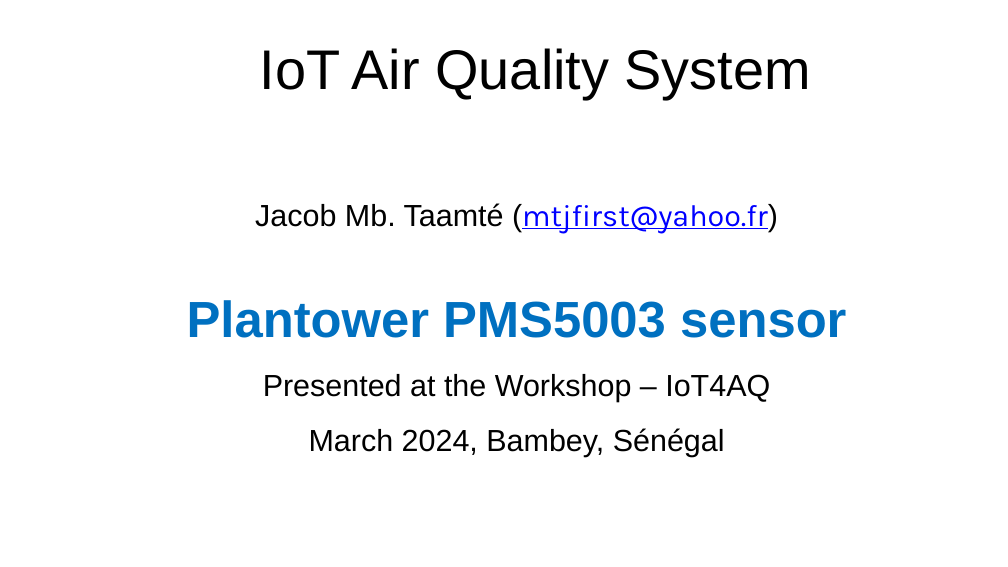
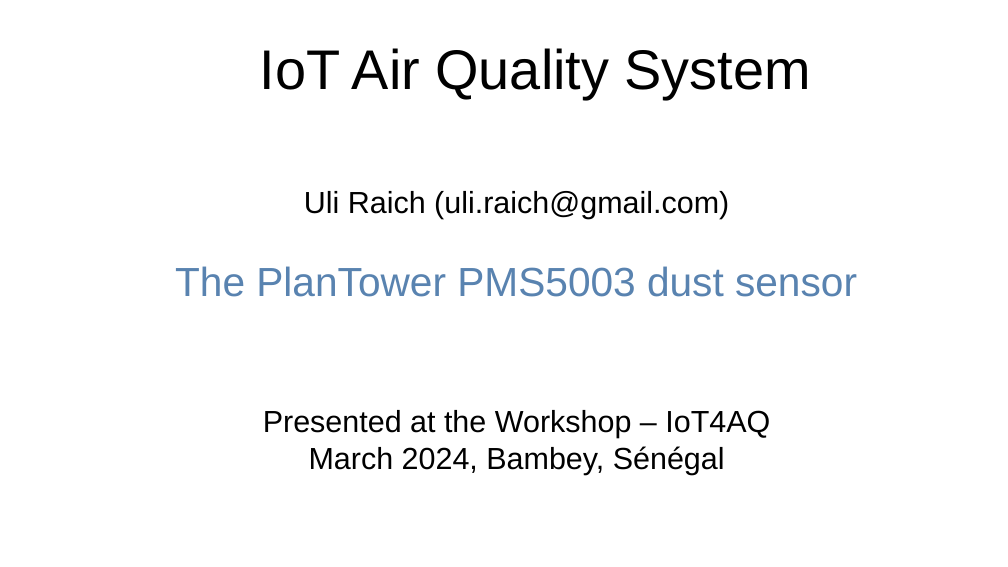
Before and after one commit to uraich/IoT4AQ, a slide deck: slide 1 of workshop/slides/IoT4AQ_PMS5003.pptx. Drawn at 1008x567 pixels with LibreOffice and Linux fonts; fonts in the diff are those of the drawing; background and template pictures are left out. Boxes give left, top, right and bottom in pixels: in the first picture for what was removed or moved away, otherwise in the second. Text is boxed around its words. In the diff, an @@ line names an element or a change of style, - is before the commit and + after.

```diff
--- a/workshop/slides/IoT4AQ_PMS5003.pptx
+++ b/workshop/slides/IoT4AQ_PMS5003.pptx
@@ subtitle "Uli Raich (uli.raich@gmail.com)": place and size @@
-subtitle "Uli Raich (uli.raich@gmail.com)" at [187,203,846,457]
+subtitle "Uli Raich (uli.raich@gmail.com)" at [175,191,857,475]
@@ subtitle at [175,191,857,438]: text changed @@
-Jacob Mb. Taamté (mtjfirst@yahoo.fr)
-Plantower PMS5003 sensor
-Presented at the Workshop – IoT4AQ
+Uli Raich (uli.raich@gmail.com)
+The PlanTower PMS5003 dust sensor
+Presented at the Workshop – IoT4AQ
@@ subtitle at [309,446,725,475]: line spacing 1.5 to 1 @@
```
Also in this commit, not shown: 3 other slides changed, 6 slides added, 5 slides removed, 13 other files.
